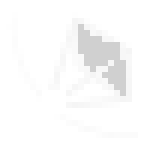
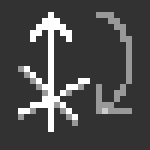
Layers edited between the first and the second 150 × 150 image:
added layer "nodal" above "at" over [18, 12, 132, 132]
hid "at" over [6, 6, 144, 138]
showed "Layer 1" over [0, 0, 150, 150]
